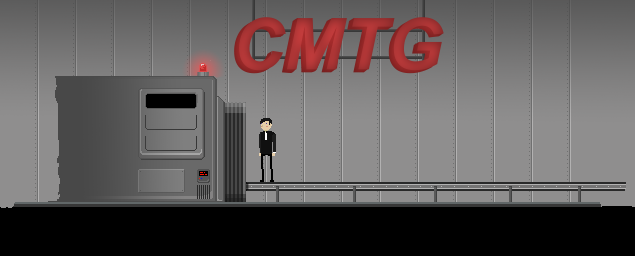
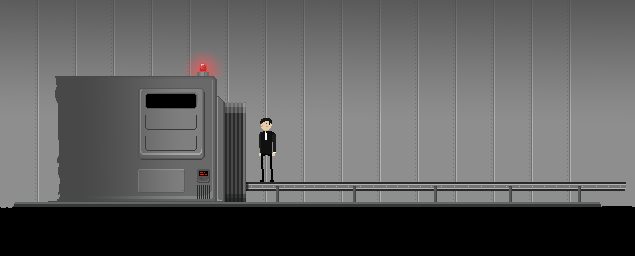
Comparing the layer stacks of the two 635 x 256 images. Changes:
hid group "tytuł" (3 layers) over [234, 0, 444, 74]
